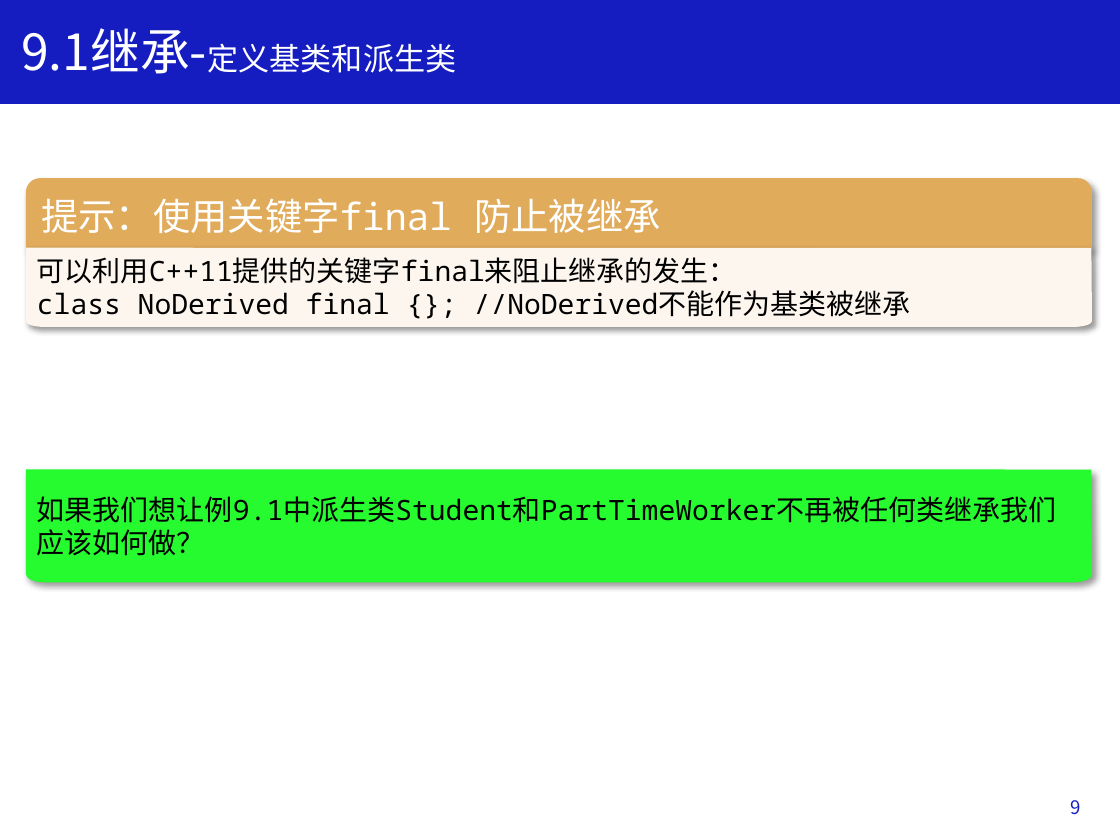
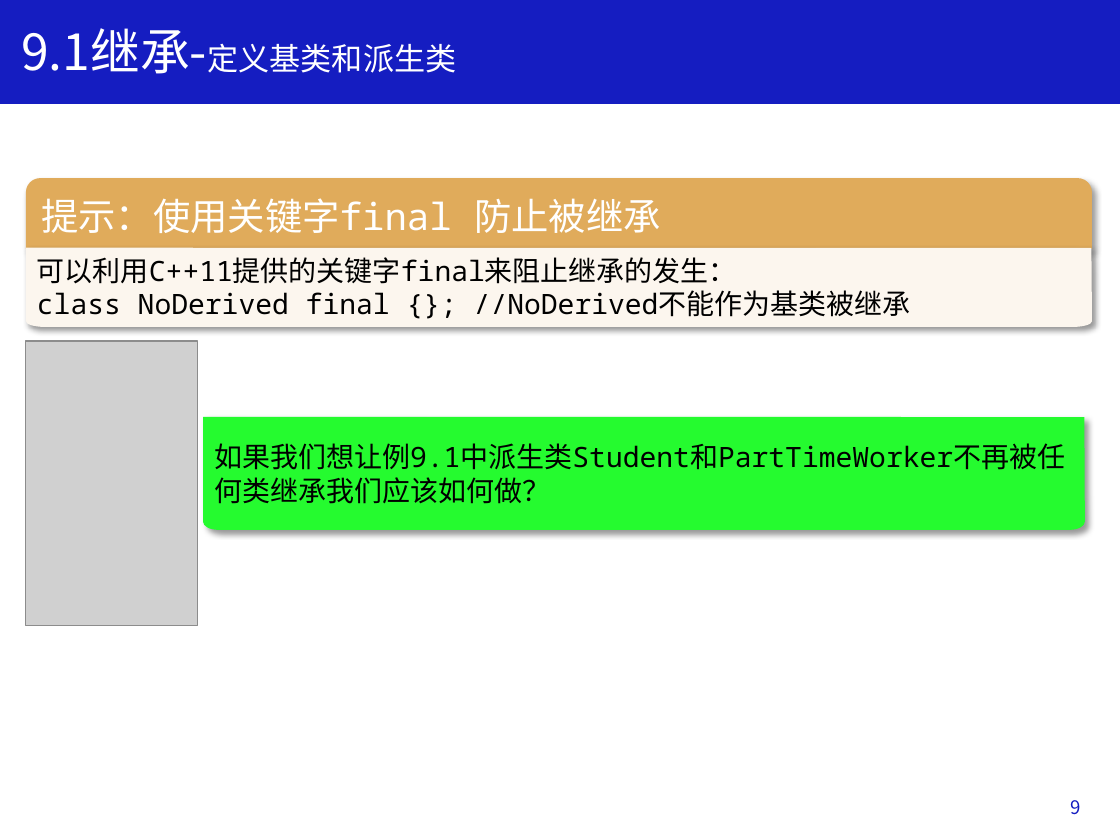
Before and after one commit to Changhe160/book-cplusplus, a slide deck: slide 9 of slides/ppt/Chapter9.pptx. Drawn at 1120x840 pixels with LibreOffice and Linux fonts; fonts in the diff are those of the drawing; grey boxes stand for pictures. Boxes give left, top, right and bottom in pixels: in the first picture for what was removed or moved away, otherwise in the second. Text is boxed around its words. In the diff, an @@ line names an element or a change of style, - is before the commit and + after.

```diff
--- a/slides/ppt/Chapter9.pptx
+++ b/slides/ppt/Chapter9.pptx
@@ picture added at [26,340,197,625] @@
@@ freeform shape "如果我们想让例9.1中派生类Student和PartTimeWorker不再被任何类继承我们应该如何做？": place and size @@
-freeform shape "如果我们想让例9.1中派生类Student和PartTimeWorker不再被任何类继承我们应该如何做？" at [26,469,1092,582]
+freeform shape "如果我们想让例9.1中派生类Student和PartTimeWorker不再被任何类继承我们应该如何做？" at [203,417,1084,530]
```
Also in this commit, not shown: 23 other slides changed, 3 slides removed.
